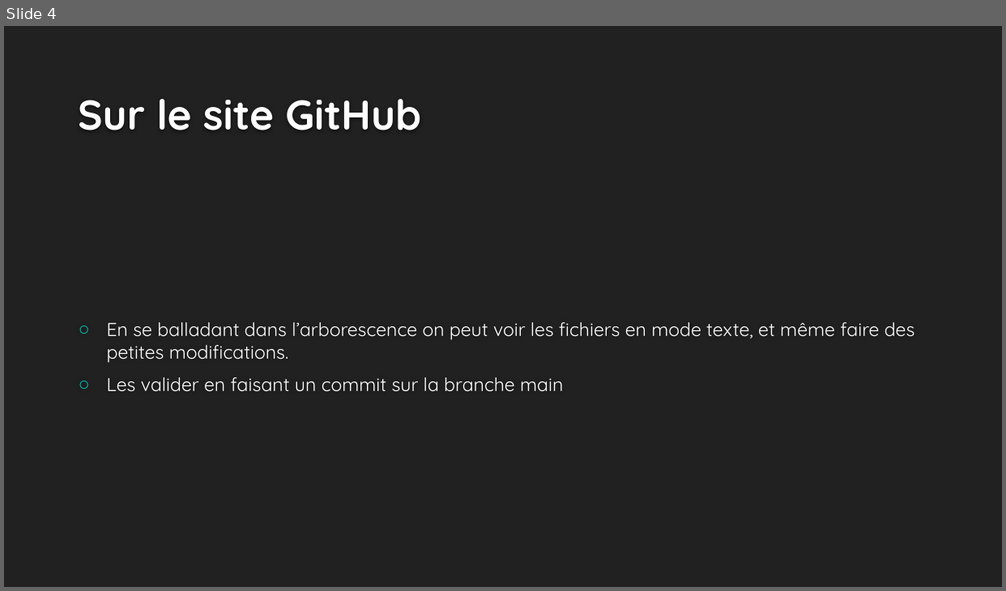
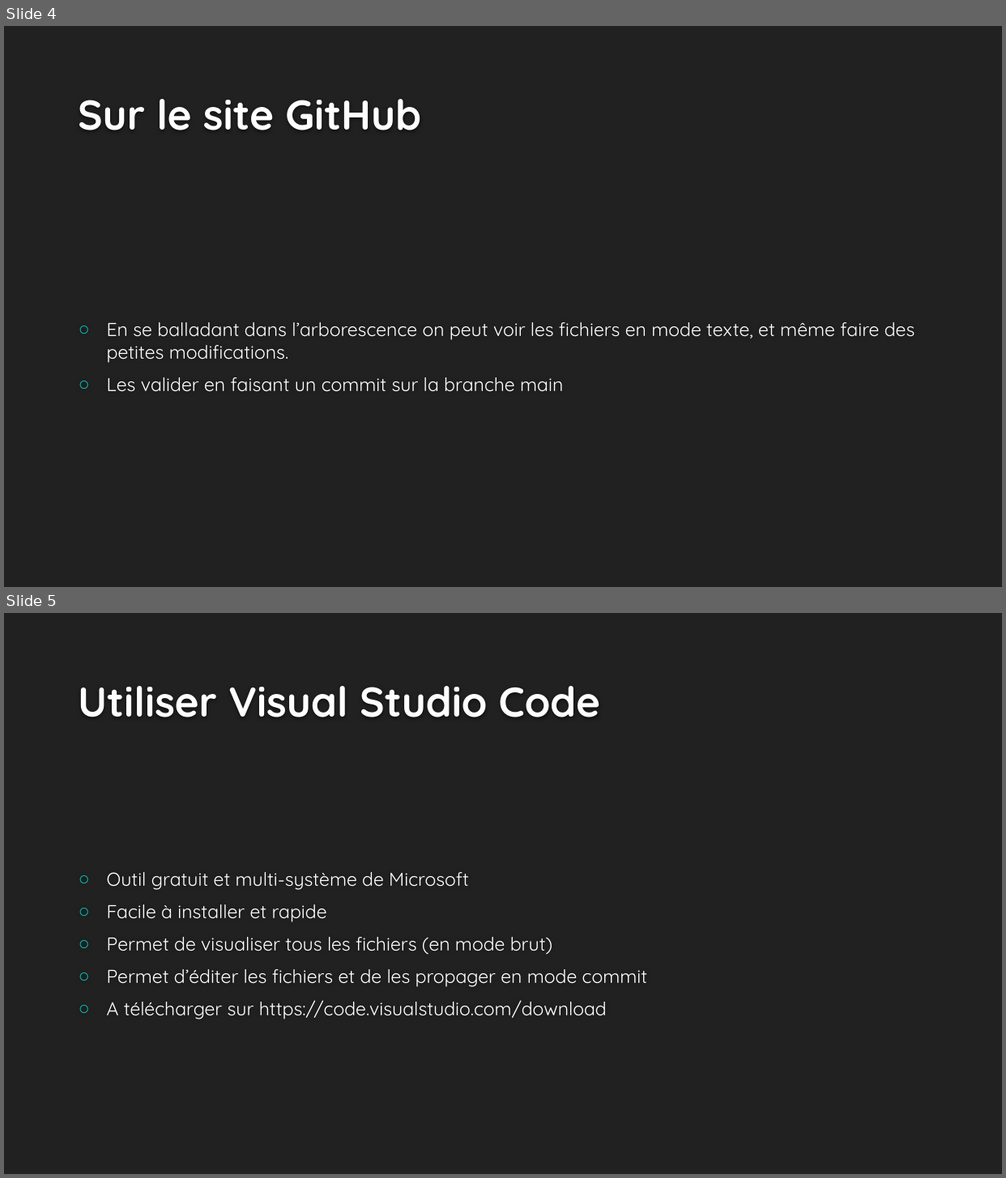
Before and after one commit to christopheparisse/evalang, a slide deck: git et evalang.pptx. Shown one above the other, each under a label of ours: slide 4 before the commit, slides 4 and 5 after it. The pictures are 1006x591 and 1006x1178 pixels, drawn with LibreOffice and Linux fonts; fonts in the diff are those of the drawing; background and template pictures are left out. Boxes give left, top, right and bottom in pixels: in the first picture for what was removed or moved away, otherwise in the second. Text is boxed around its words. In the diff, an @@ line names an element or a change of style, - is before the commit and + after.

```diff
--- a/git et evalang.pptx
+++ b/git et evalang.pptx
@@ slide 5 added at <box>4,613,1002,1174</box>, background #212121 @@
@@ title added at <box>78,686,600,717</box>, 40 pt, text #FEFEFE, bold @@
+Utiliser Visual Studio Code
@@ text added at <box>107,872,648,1020</box>, 18 pt, text #FFFFFF @@
+○ Outil gratuit et multi-système de Microsoft
+○ Facile à installer et rapide
+○ Permet de visualiser tous les fichiers (en mode brut)
+○ Permet d’éditer les fichiers et de les propager en mode commit
+○ A télécharger sur https://code.visualstudio.com/download
```
Also in this commit, not shown: 1 other slide added.
